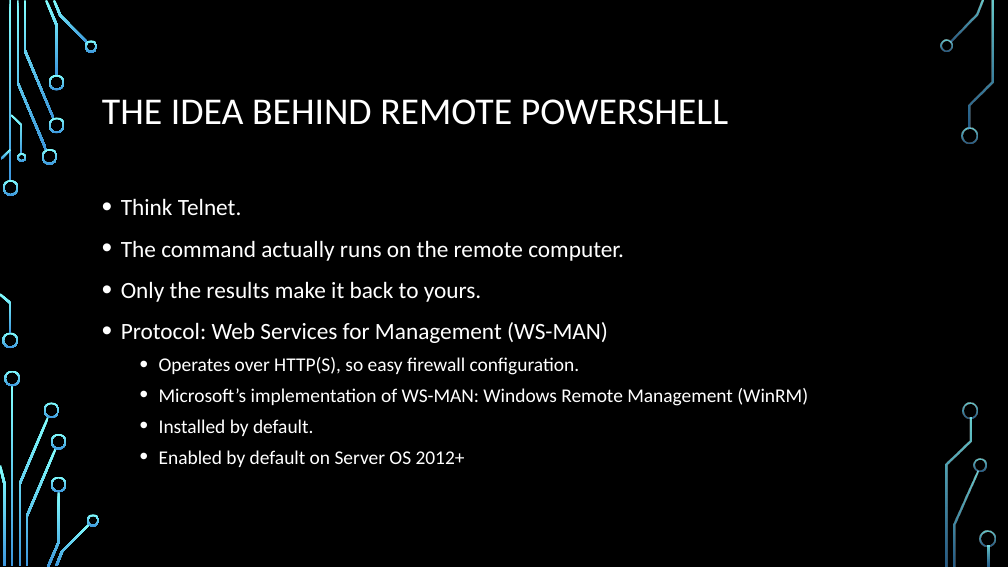
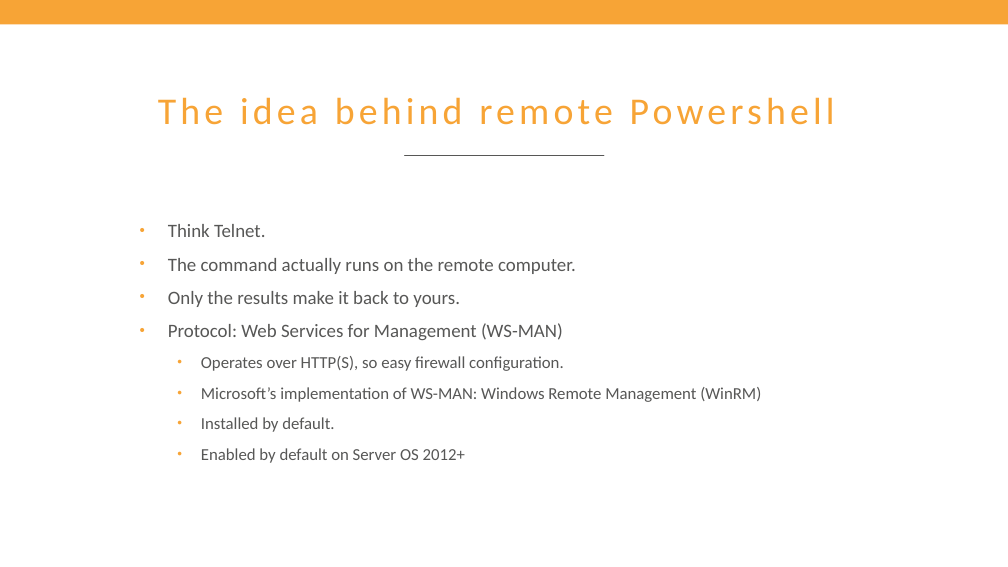
Before and after one commit to Matthias-vdE/Powershell-Course, a slide deck: slide 88 of 2019/Powershell course.pptx. Drawn at 1008x567 pixels with LibreOffice and Linux fonts; fonts in the diff are those of the drawing; background and template pictures are left out. Boxes give left, top, right and bottom in pixels: in the first picture for what was removed or moved away, otherwise in the second. Text is boxed around its words. In the diff, an @@ line names an element or a change of style, - is before the commit and + after.

Commit message:
Applied Axxes style

```diff
--- a/2019/Powershell course.pptx
+++ b/2019/Powershell course.pptx
@@ background picture (left out) to #FFFFFF @@
@@ rectangle added at bbox=[0, 0, 1008, 24], fill #F7A436 @@
@@ title at bbox=[102, 99, 728, 125]: text changed; text colour #FFFFFF to #F7A436 @@
-THE IDEA BEHIND REMOTE POWERSHELL
+The idea behind remote Powershell
@@ line added from (405, 156) to (604, 156), #575756 0.75 pt @@
@@ text "Think Telnet.": place and size @@
-text "Think Telnet." at bbox=[121, 198, 808, 467]
+text "Think Telnet." at bbox=[168, 224, 761, 463]
@@ text "Think Telnet." at bbox=[168, 224, 761, 463]: size 22.2 to 18 pt in "Think Telnet.", "The command actually runs on the remote ...", "Only the results make it back to ...", "Protocol: Web Services for Management (WS-MAN)"; text colour #FFFFFF to #575756; size 18.5 to 16 pt in "Operates over HTTP(S), so easy firewall configuration.", "Microsoft’s implementation of WS-MAN: Windows Remote Managem ...", "Installed by default.", "Enabled by default on Server OS 2012+"; indent changed; line spacing 1.1 to 1; more space between paragraphs @@
@@ group removed at bbox=[0, 0, 996, 567]: 33 freeform shapes, 3 rectangles @@
```
Also in this commit, not shown: 169 other slides changed.
